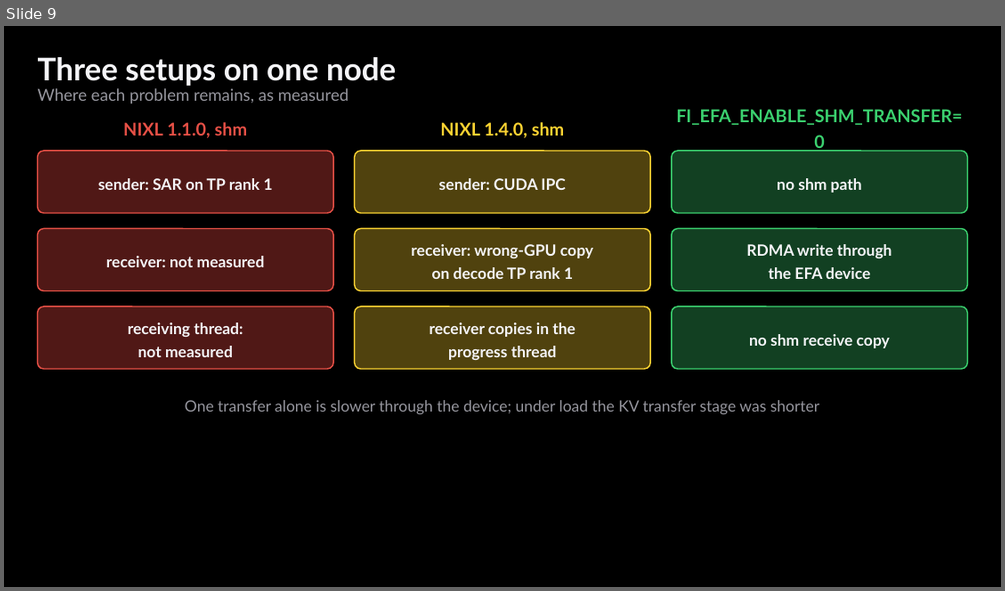
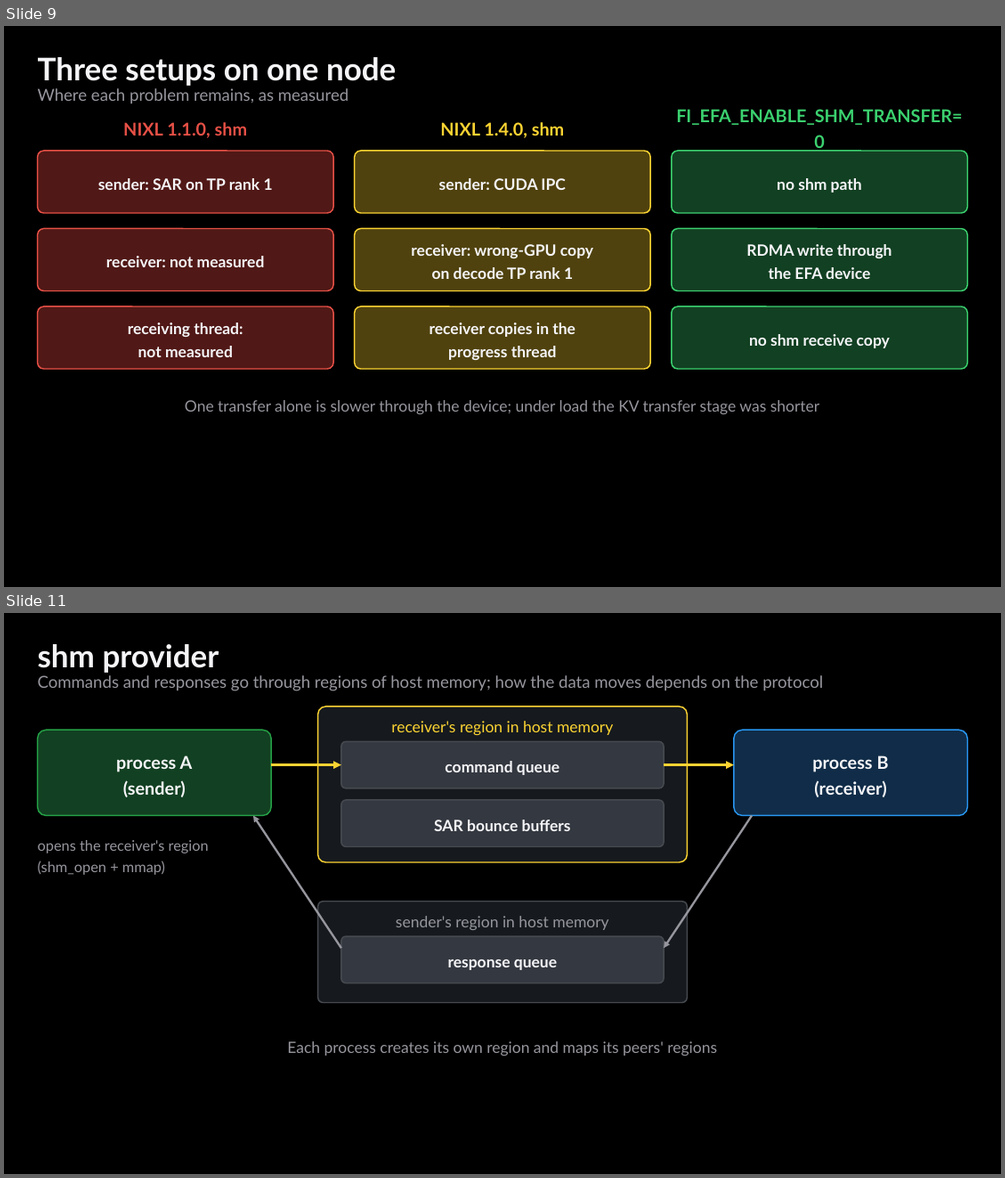
Before and after one commit to littlemex/figures, a slide deck: zenn/articles/741e79cf2e9bf2/source/figs.pptx. Shown one above the other, each under a label of ours: slide 9 before the commit, slides 9 and 11 after it; the slides between them are not shown. The pictures are 1005x591 and 1005x1178 pixels, drawn with LibreOffice and Linux fonts; fonts in the diff are those of the drawing. Boxes give left, top, right and bottom in pixels: in the first picture for what was removed or moved away, otherwise in the second. Text is boxed around its words. In the diff, an @@ line names an element or a change of style, - is before the commit and + after.

```diff
--- a/zenn/articles/741e79cf2e9bf2/source/figs.pptx
+++ b/zenn/articles/741e79cf2e9bf2/source/figs.pptx
@@ slide 11 added at [4, 613, 1001, 1174], background #000000 @@
@@ text added at [38, 644, 219, 673], 30 pt, text #F5F5F8, bold @@
+shm provider
@@ text added at [38, 675, 823, 691], 16 pt, text #96969E @@
+Commands and responses go through regions of host memory; how the data moves depends on the protocol
@@ rounded rectangle added at [318, 706, 688, 862], fill #161A1E, outline #FBD332 1.25 pt @@
@@ rounded rectangle added at [38, 730, 271, 816], fill #124022, outline #24A046 1.25 pt, 17 pt, text #F5F5F8, bold @@
+process A
+(sender)
@@ rounded rectangle added at [341, 742, 663, 788], fill #343840, outline #464A50 1.25 pt, 15 pt, text #F5F5F8, bold @@
+command queue
@@ text added at [391, 721, 613, 735], 15 pt, text #FBD332 @@
+receiver's region in host memory
@@ rounded rectangle added at [734, 730, 967, 816], fill #102C48, outline #2896F0 1.25 pt, 17 pt, text #F5F5F8, bold @@
+process B
+(receiver)
@@ arrow added from (271, 765) to (341, 765), #FBD332 2.5 pt @@
@@ arrow added from (663, 765) to (734, 765), #FBD332 2.5 pt @@
@@ arrow added from (341, 948) to (253, 816), #96969E 2 pt @@
@@ rounded rectangle added at [341, 800, 663, 846], fill #343840, outline #464A50 1.25 pt, 15 pt, text #F5F5F8, bold @@
+SAR bounce buffers
@@ arrow added from (752, 816) to (663, 948), #96969E 2 pt @@
@@ text added at [38, 840, 209, 875], 14 pt, text #96969E @@
+opens the receiver's region
+(shm_open + mmap)
@@ rounded rectangle added at [318, 900, 688, 1002], fill #161A1E, outline #464A50 1.25 pt @@
@@ text added at [396, 916, 608, 930], 15 pt, text #96969E @@
+sender's region in host memory
@@ rounded rectangle added at [341, 936, 663, 982], fill #343840, outline #464A50 1.25 pt, 15 pt, text #F5F5F8, bold @@
+response queue
@@ text added at [287, 1041, 717, 1055], 15 pt, text #96969E @@
+Each process creates its own region and maps its peers' regions
```
Also in this commit, not shown: 3 other slides added, 5 other files.
